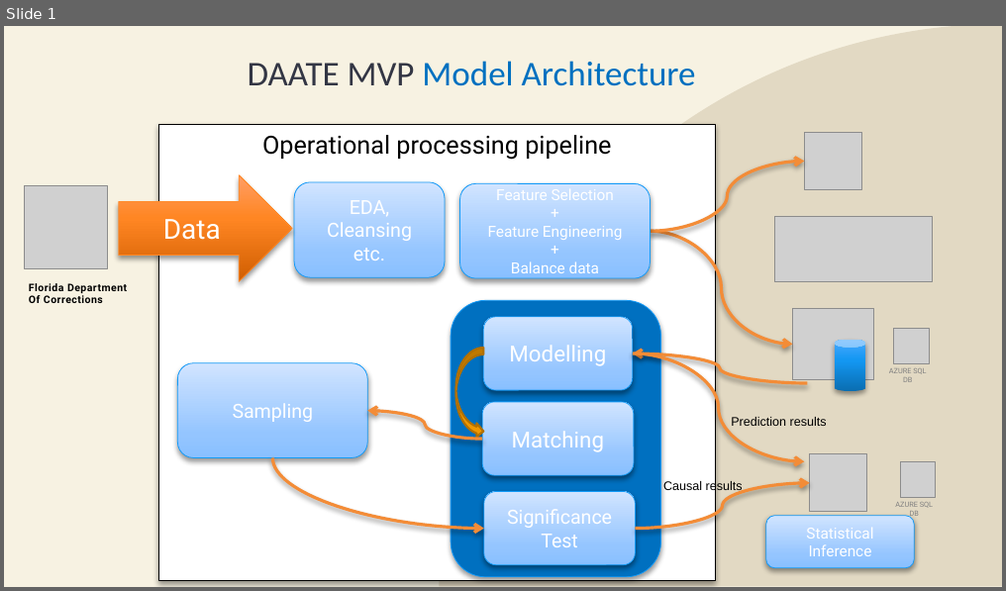
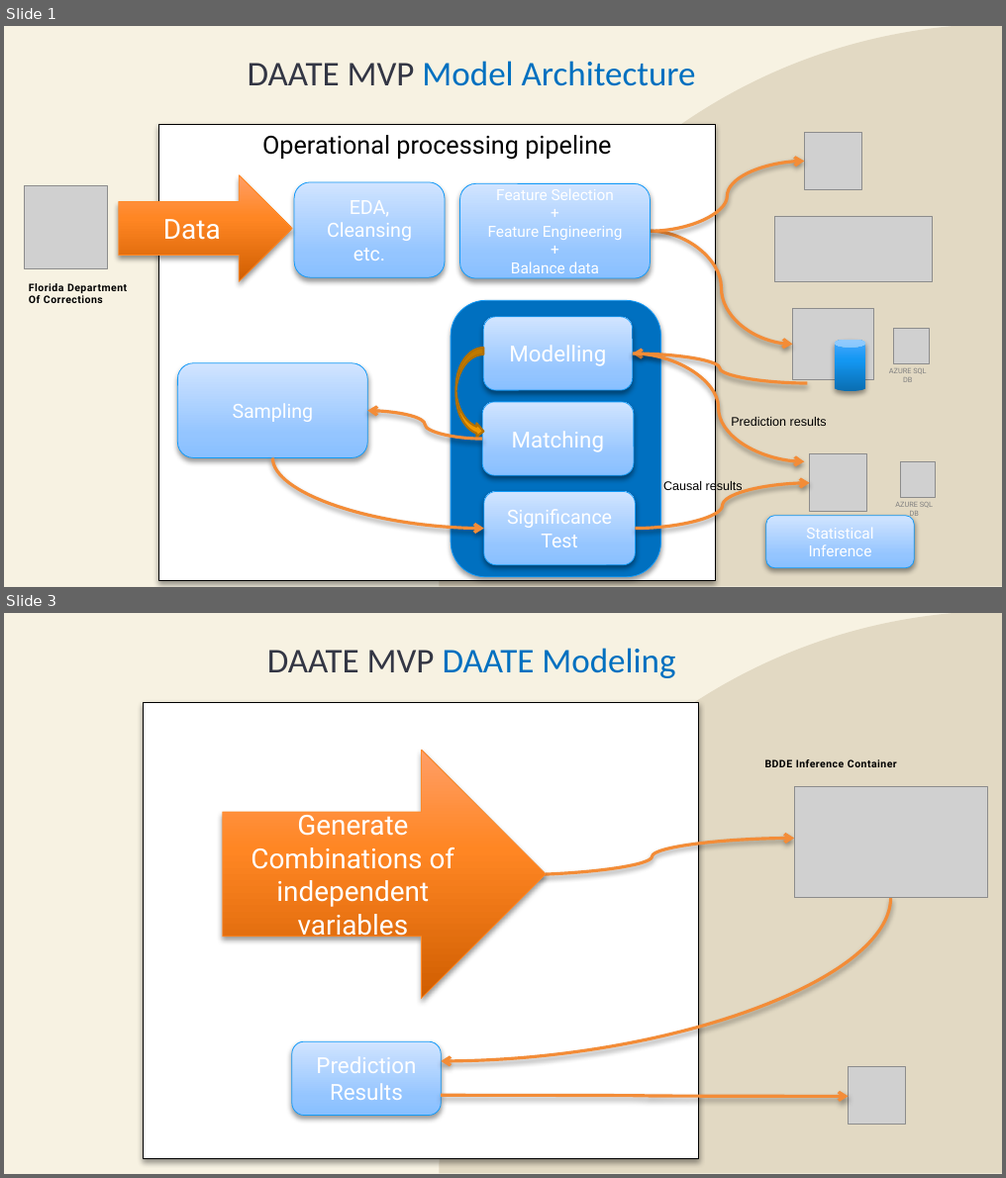
Before and after one commit to mspuckit/DAATE, a slide deck: assets/resources/graph for web_page.pptx. Shown one above the other, each under a label of ours: slide 1 before the commit, slides 1 and 3 after it; the slides between them are not shown. The pictures are 1006x591 and 1006x1178 pixels, drawn with LibreOffice and Linux fonts; fonts in the diff are those of the drawing; grey boxes stand for pictures. Boxes give left, top, right and bottom in pixels: in the first picture for what was removed or moved away, otherwise in the second. Text is boxed around its words. In the diff, an @@ line names an element or a change of style, - is before the commit and + after.

Commit message:
Add bdde diagram

```diff
--- a/assets/resources/graph for web_page.pptx
+++ b/assets/resources/graph for web_page.pptx
@@ slide 3 added at <box>4,613,1002,1174</box>, background #F7F2E2; not listed: 1 template element that a slide beside it also shows @@
@@ title added at <box>267,648,675,678</box>, 33.3 pt, text #0070C0 @@
+DAATE MVP DAATE Modeling
@@ rectangle added at <box>143,702,698,1158</box>, fill #FFFFFF, outline #000000 0.75 pt @@
@@ right arrow added at <box>223,750,546,998</box>, fill gradient #D05F02 to #FF8724 to #FF9F67, outline #FF8B2B 0.75 pt, 26.7 pt, text #FFFFFF @@
+Generate Combinations of independent variables
@@ text added at <box>765,760,897,767</box>, 10 pt, text #000000, bold @@
+BDDE Inference Container
@@ picture added at <box>795,786,988,897</box> @@
@@ curved arrow added from (510, 875) to (795, 839), #F38C37 3 pt @@
@@ curved arrow added from (891, 897) to (442, 1061), #F38C37 3 pt @@
@@ rounded rectangle added at <box>292,1042,442,1115</box>, fill gradient #8AC1FF to #95C6FF to #D1E5FF, outline #149BF8 0.75 pt, 21.3 pt, text #FFFFFF @@
+Prediction Results
@@ picture added at <box>848,1066,906,1124</box> @@
@@ curved arrow added from (442, 1096) to (848, 1096), #F38C37 3 pt @@
```
Also in this commit, not shown: 2 slides changed.
